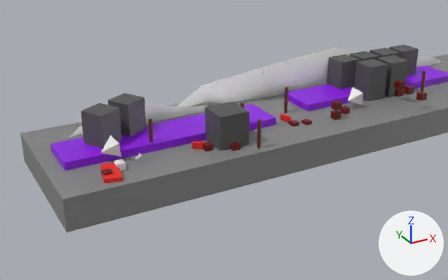
One commit to the Blender file assets/map_city.blend: the scene before it, then after it.
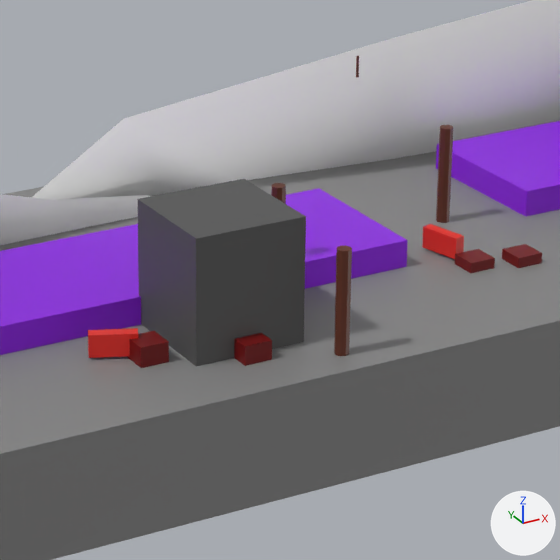
Old and new are each drawn from a 50 mm camera at (-22.9, -61.9, 31.9) aimed at (10.8, -0.6, 1.3) and again close up on the part from 38% to 71% of the width and 19% to 72% of the height. Arrows for +X, +Y and +Z are at lower right; the lights stay in place.

Names of what the first close-up shows: 'Bush', 'Car2.001', 'Flora', 'Flora.002', 'Ground.007', 'Obstacle_Car', 'Obstacle_house', 'Obstacle_house.002', 'Ogon', 'Ogon.002', 'Slup.004', 'Slup.007'.
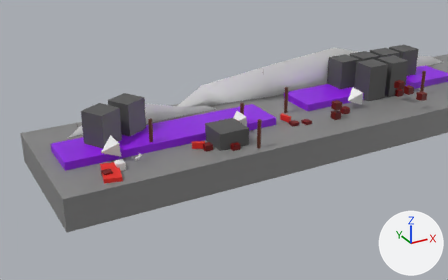
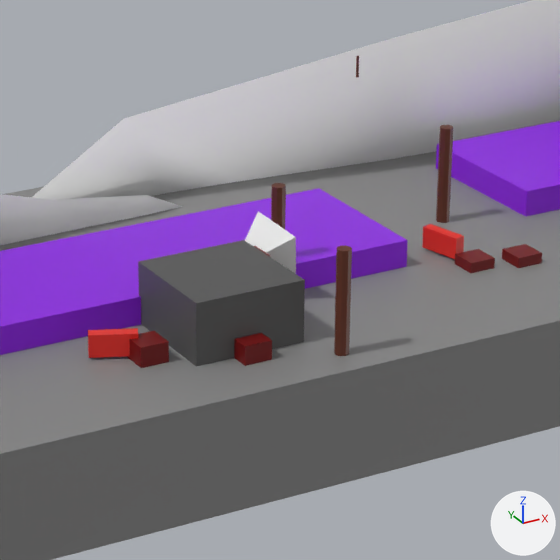
Patch to the scene script:
```diff
--- a/assets/map_city.blend.py
+++ b/assets/map_city.blend.py
@@ ob_obstacle_house_002 @@
-ob_obstacle_house_002 = bpy.data.objects.new('Obstacle_house.002', me_cube_003)
-ob_obstacle_house_002.location = (11.69, 0.17, 2.7)
-ob_obstacle_house_002.rotation_euler = (0.0, 0.0, -3.142)  # degrees (0, 0, -180)
```

What differs and where, as boxes [x1, y1, x2, y2] in the close-ups (560 x 560 px):
'Obstacle_house.002', deleted
    before: [137, 179, 306, 303]
'Spawn_Bird.001', unchanged, uncovered by the edit
    after: [245, 211, 296, 274]
